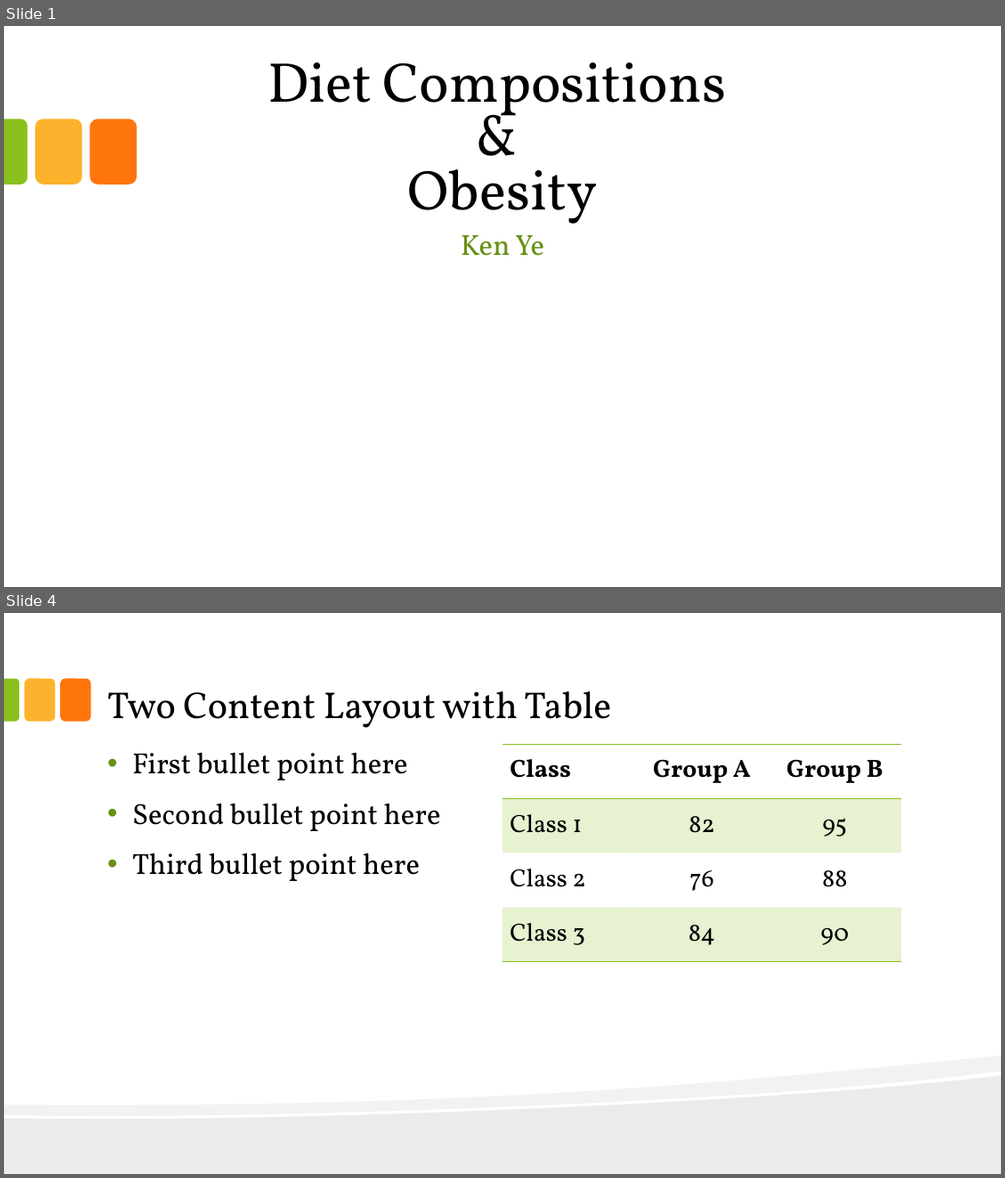
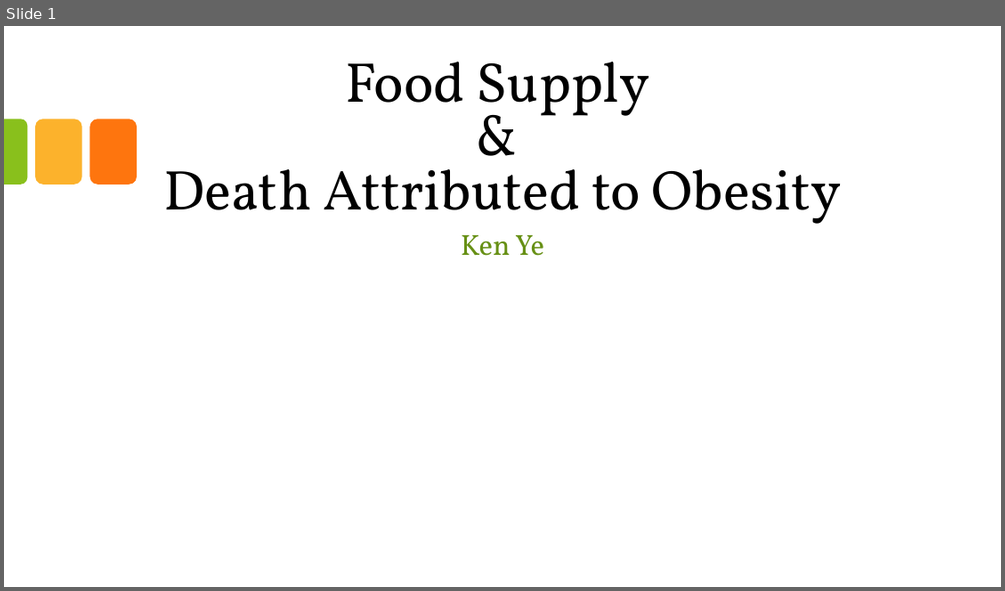
Before and after one commit to KenYe23/Diet-Compositions-and-Obesity, a slide deck: Food Supply and Death Attributed to Obesity.pptx. Shown one above the other, each under a label of ours: slides 1 and 4 before the commit, slide 1 after it; the slides between them are not shown. The pictures are 1005x1178 and 1005x591 pixels, drawn with LibreOffice and Linux fonts; fonts in the diff are those of the drawing; background and template pictures are left out. Boxes give left, top, right and bottom in pixels: in the first picture for what was removed or moved away, otherwise in the second. Text is boxed around its words. In the diff, an @@ line names an element or a change of style, - is before the commit and + after.

```diff
--- a/Food Supply and Death Attributed to Obesity.pptx
+++ b/Food Supply and Death Attributed to Obesity.pptx
@@ slide 4 removed at [4,613,1001,1174], background #FFFFFF @@
@@ round same rect removed at [4,679,20,722] @@
@@ rounded rectangle removed at [24,679,55,722] @@
@@ rounded rectangle removed at [60,679,90,722] @@
@@ title removed at [107,691,611,728] @@
-Two Content Layout with Table
@@ table removed at [502,744,901,962], 4 rows, 3 columns @@
-Class | Group A | Group B
-Class 1 | 82 | 95
-Class 2 | 76 | 88
-Class 3 | 84 | 90
@@ text removed at [132,752,440,881] @@
-• First bullet point here
-• Second bullet point here
-• Third bullet point here
@@ freeform shape removed at [4,1055,1001,1174] @@
@@ freeform shape removed at [4,1076,1001,1174] @@
@@ slide 1 changed as well @@
@@ title at [164,62,841,224]: text changed @@
-Diet Compositions
-&
-Obesity
+Food Supply
+&
+Death Attributed to Obesity
```
Also in this commit, not shown: 27 slides added, 5 other slides removed, 6 other files.
